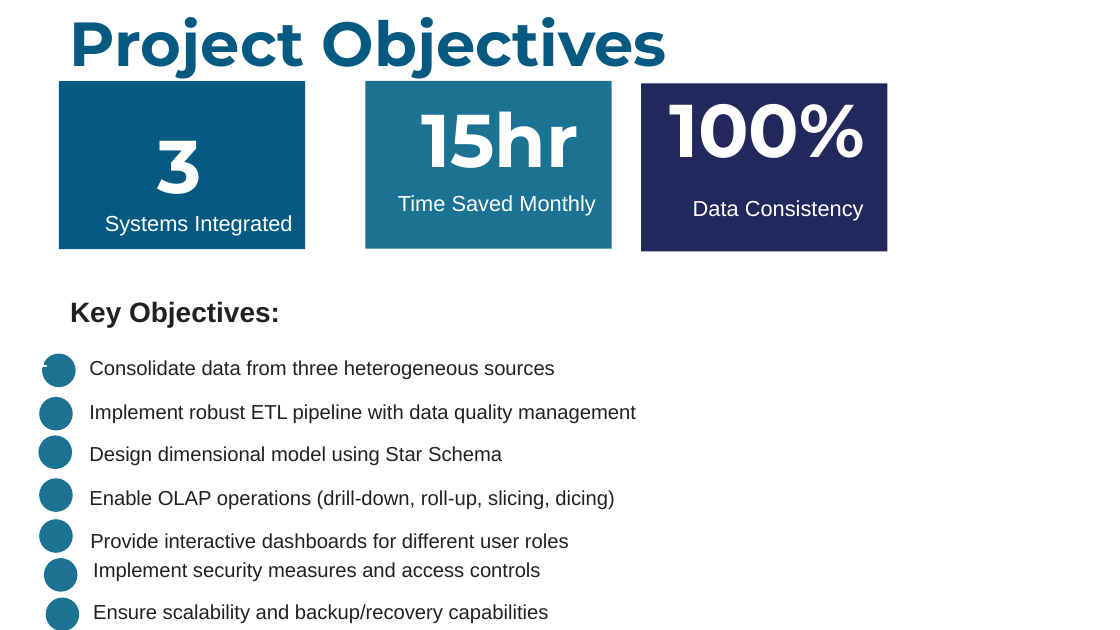
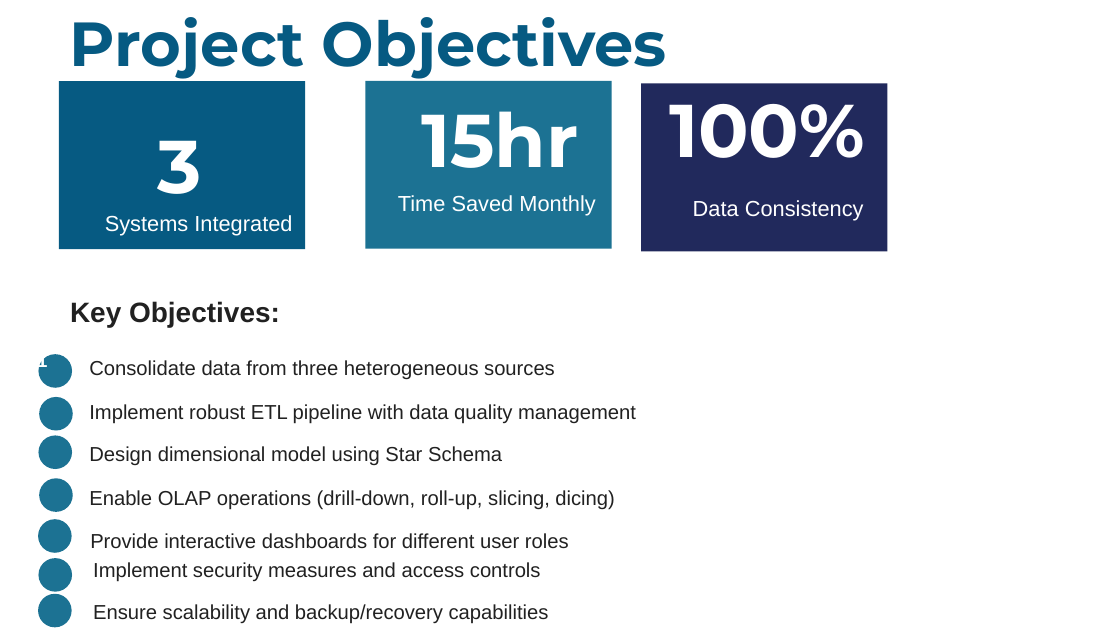
Before and after one commit to cyprien-beep/Group1, a slide deck: slide 4 of Group0_1LibraryDW/02_final_presentation.pptx. Drawn at 1120x630 pixels with LibreOffice and Linux fonts; fonts in the diff are those of the drawing. Boxes give left, top, right and bottom in pixels: in the first picture for what was removed or moved away, otherwise in the second. Text is boxed around its words. In the diff, an @@ line names an element or a change of style, - is before the commit and + after.

```diff
--- a/Group0_1LibraryDW/02_final_presentation.pptx
+++ b/Group0_1LibraryDW/02_final_presentation.pptx
@@ ellipse: place and size @@
-ellipse at <box>43,354,76,388</box>
+ellipse at <box>38,354,72,388</box>
@@ ellipse: place and size @@
-ellipse at <box>44,558,77,591</box>
+ellipse at <box>38,558,72,591</box>
@@ ellipse: place and size @@
-ellipse at <box>46,598,80,630</box>
+ellipse at <box>38,594,72,627</box>
```
Also in this commit, not shown: 10 other files.
